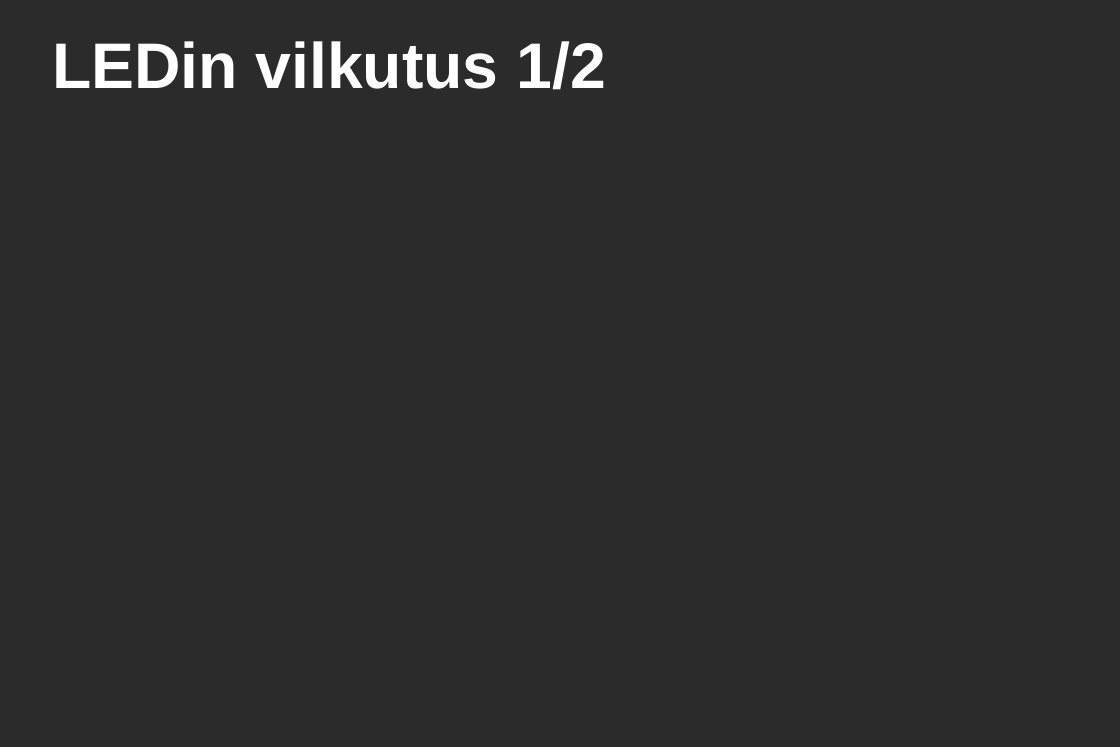
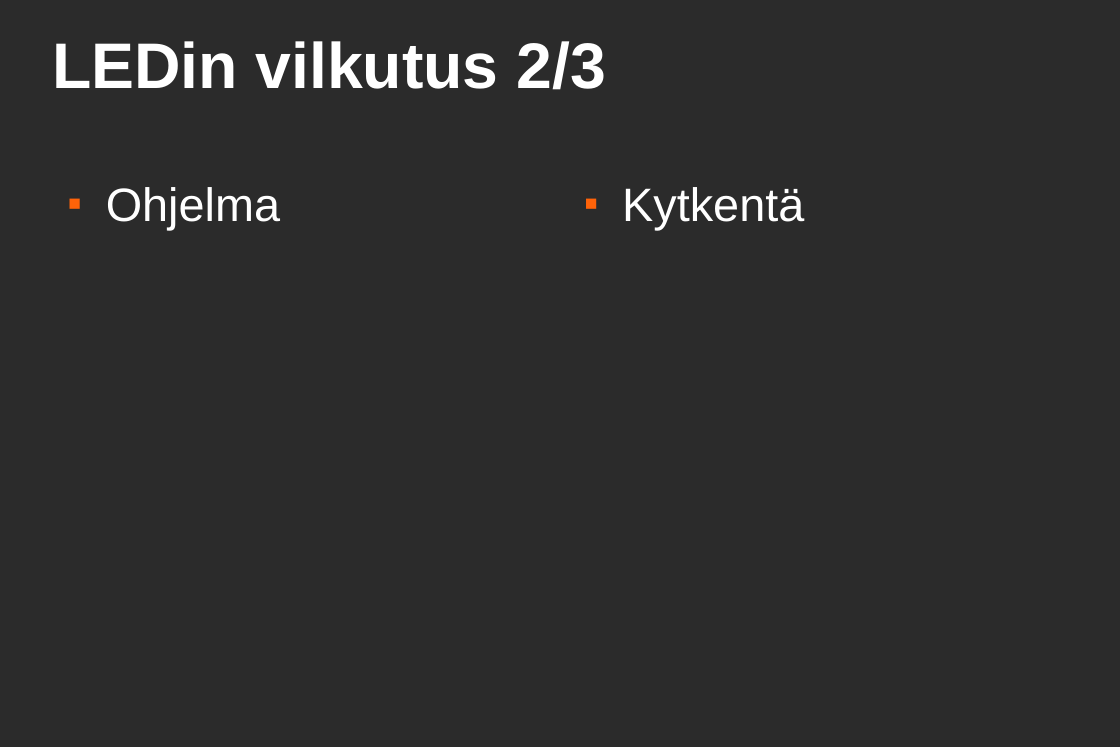
Before and after one commit to HelsinkiHacklab/arduinon-perusteet, a slide deck: slide 6 of arduinon-perusteet.odp (slide 5 before the commit). Drawn at 1120x747 pixels with LibreOffice and Linux fonts; fonts in the diff are those of the drawing; background and template pictures are left out; a plain dark background stands for a picture behind light text. Boxes give left, top, right and bottom in pixels: in the first picture for what was removed or moved away, otherwise in the second. Text is boxed around its words. In the diff, an @@ line names an element or a change of style, - is before the commit and + after.

```diff
--- a/arduinon-perusteet.odp
+++ b/arduinon-perusteet.odp
@@ title at [52, 41, 605, 90]: text changed @@
-LEDin vilkutus 1/2
+LEDin vilkutus 2/3
@@ text added at [106, 187, 280, 230], 32 pt, text #FFFFFF @@
+■ Ohjelma
@@ text added at [622, 187, 804, 230], 32 pt, text #FFFFFF @@
+■ Kytkentä
```
Also in this commit, not shown: 5 other slides changed, 2 slides added, 1 slide removed.
